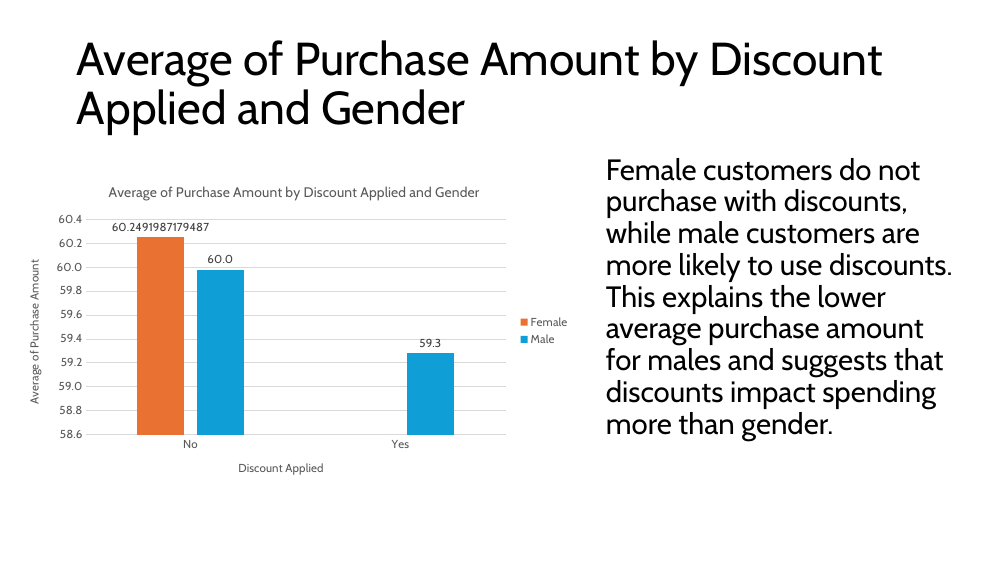
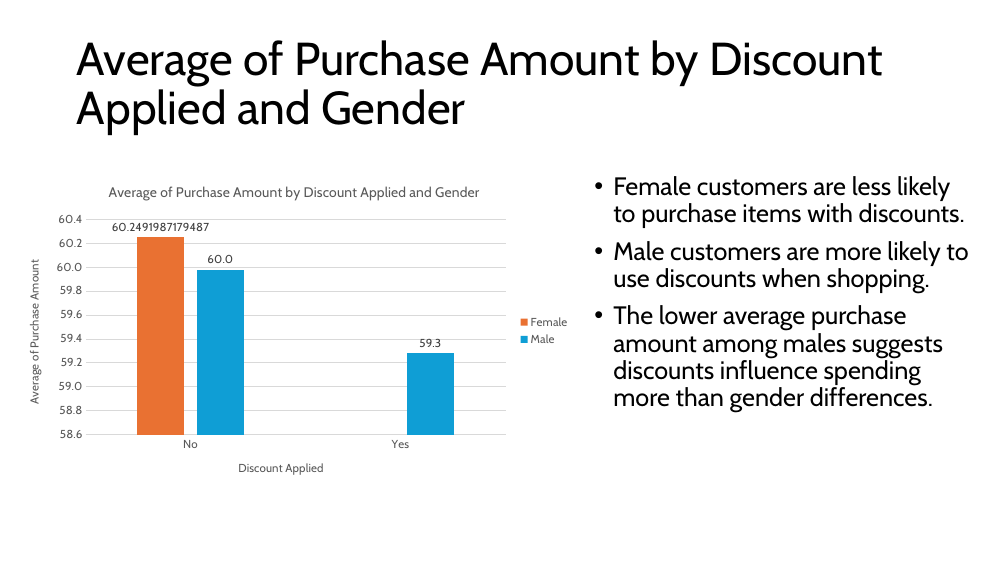
Before and after one commit to ilsecaher/MSDS670_X40_Mid-Term_Project, a slide deck: slide 6 of MSDS670_X40_Data Visualization_AssignmentWk4 - Ilse Severance.pptx. Drawn at 1008x567 pixels with LibreOffice and Linux fonts; fonts in the diff are those of the drawing. Boxes give left, top, right and bottom in pixels: in the first picture for what was removed or moved away, otherwise in the second. Text is boxed around its words. In the diff, an @@ line names an element or a change of style, - is before the commit and + after.

```diff
--- a/MSDS670_X40_Data Visualization_AssignmentWk4 - Ilse Severance.pptx
+++ b/MSDS670_X40_Data Visualization_AssignmentWk4 - Ilse Severance.pptx
@@ text at (613,176,968,412): text changed; size 28 to 24 pt @@
-Female customers do not purchase with discounts, while male customers are more likely to use discounts. This explains the lower average purchase amount for males and suggests that discounts impact spending more than gender.
+• Female customers are less likely to purchase items with discounts.
+• Male customers are more likely to use discounts when shopping.
+• The lower average purchase amount among males suggests discounts influence spending more than gender differences.
```
Also in this commit, not shown: 4 other slides changed.
